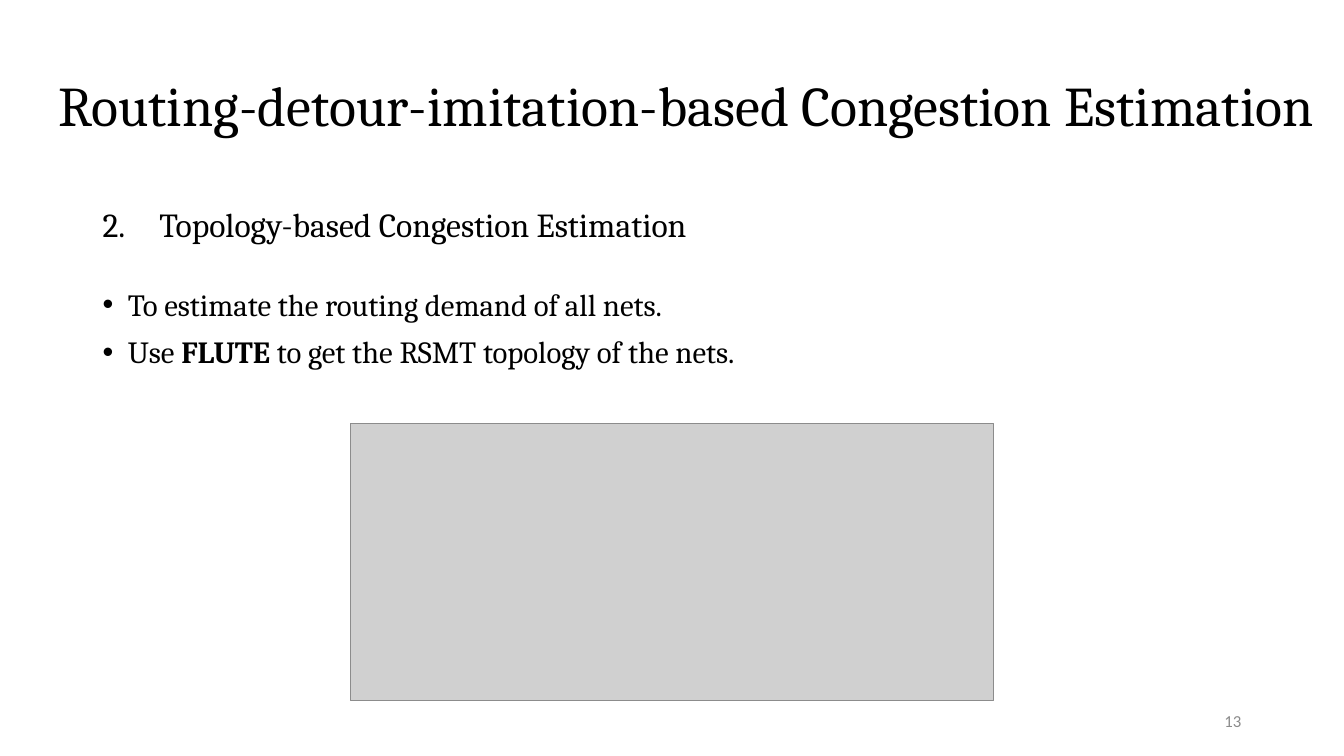
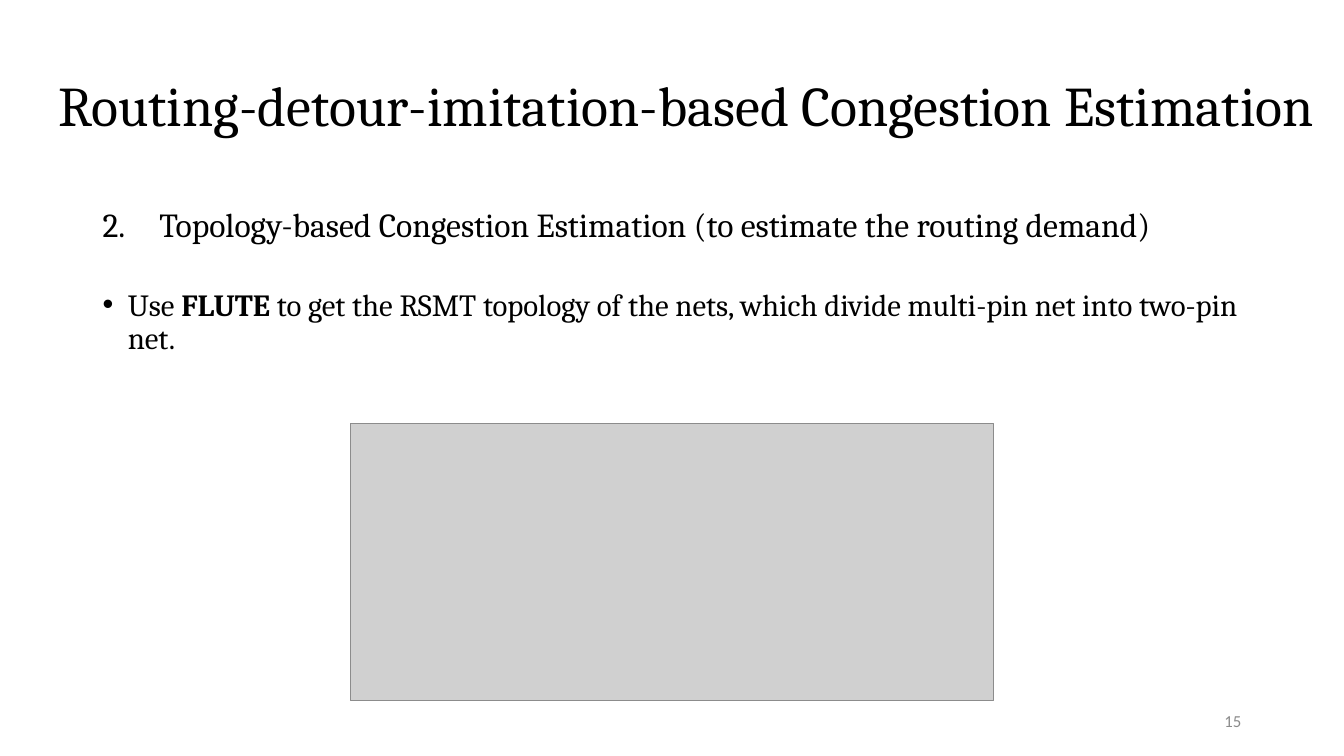
Before and after one commit to Pacific-Feng-Studuies/Studied-Papers, a slide deck: slide 16 of GM/Placement/PUFFER A Routability-Driven Placement Framework via Cell Padding/PUFFER A Routability-Driven Placement Framework via Cell Padding.pptx (slide 14 before the commit). Drawn at 1344x756 pixels with LibreOffice and Linux fonts; fonts in the diff are those of the drawing; grey boxes stand for pictures. Boxes give left, top, right and bottom in pixels: in the first picture for what was removed or moved away, otherwise in the second. Text is boxed around its words. In the diff, an @@ line names an element or a change of style, - is before the commit and + after.

```diff
--- a/GM/Placement/PUFFER A Routability-Driven Placement Framework via Cell Padding/PUFFER A Routability-Driven Placement Framework via Cell Padding.pptx
+++ b/GM/Placement/PUFFER A Routability-Driven Placement Framework via Cell Padding/PUFFER A Routability-Driven Placement Framework via Cell Padding.pptx
@@ text at [128,213,1237,350]: text changed @@
-2. Topology-based Congestion Estimation
-• To estimate the routing demand of all nets.
-• Use FLUTE to get the RSMT topology of the nets.
+2. Topology-based Congestion Estimation (to estimate the routing demand)
+• Use FLUTE to get the RSMT topology of the nets, which divide multi-pin net into two-pin net.
@@ page number at [1224,716,1241,727]: text changed @@
-13
+15
```
Also in this commit, not shown: 3 other slides changed, 3 slides added.
